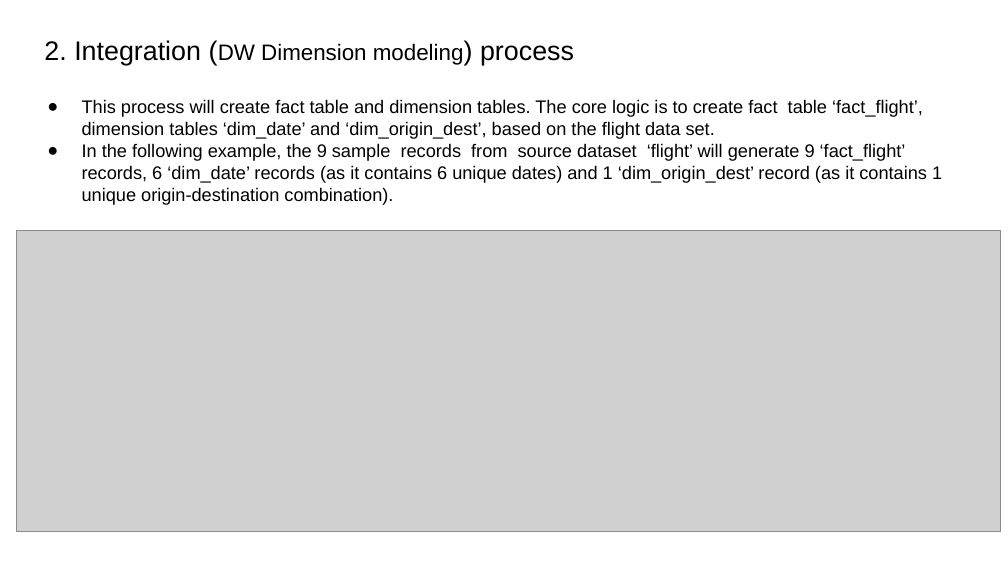
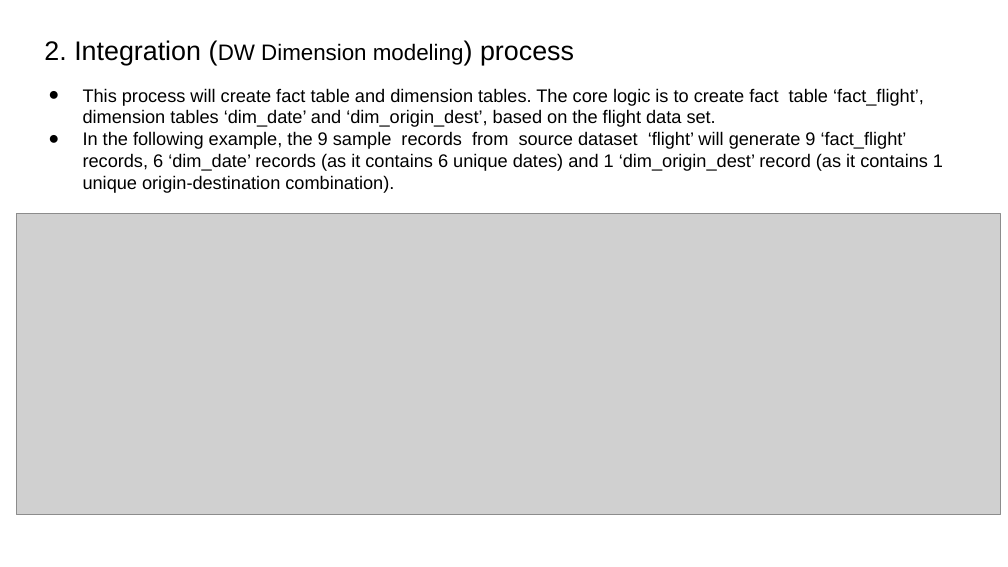
Before and after one commit to huangc11/Springboard, a slide deck: slide 5 of proj_03_Capstone/step_10 presentation/Airline On Time Analysis System.pptx. Drawn at 1008x567 pixels with LibreOffice and Linux fonts; fonts in the diff are those of the drawing; grey boxes stand for pictures. Boxes give left, top, right and bottom in pixels: in the first picture for what was removed or moved away, otherwise in the second. Text is boxed around its words. In the diff, an @@ line names an element or a change of style, - is before the commit and + after.

```diff
--- a/proj_03_Capstone/step_10 presentation/Airline On Time Analysis System.pptx
+++ b/proj_03_Capstone/step_10 presentation/Airline On Time Analysis System.pptx
@@ text "This process will create fact ...": place and size @@
-text "This process will create fact ..." at (82,99,942,205)
+text "This process will create fact ..." at (83,88,943,193)
@@ picture: place and size @@
-picture at (17,231,1001,532)
+picture at (17,214,1001,515)
```
Also in this commit, not shown: 3 other slides changed.
